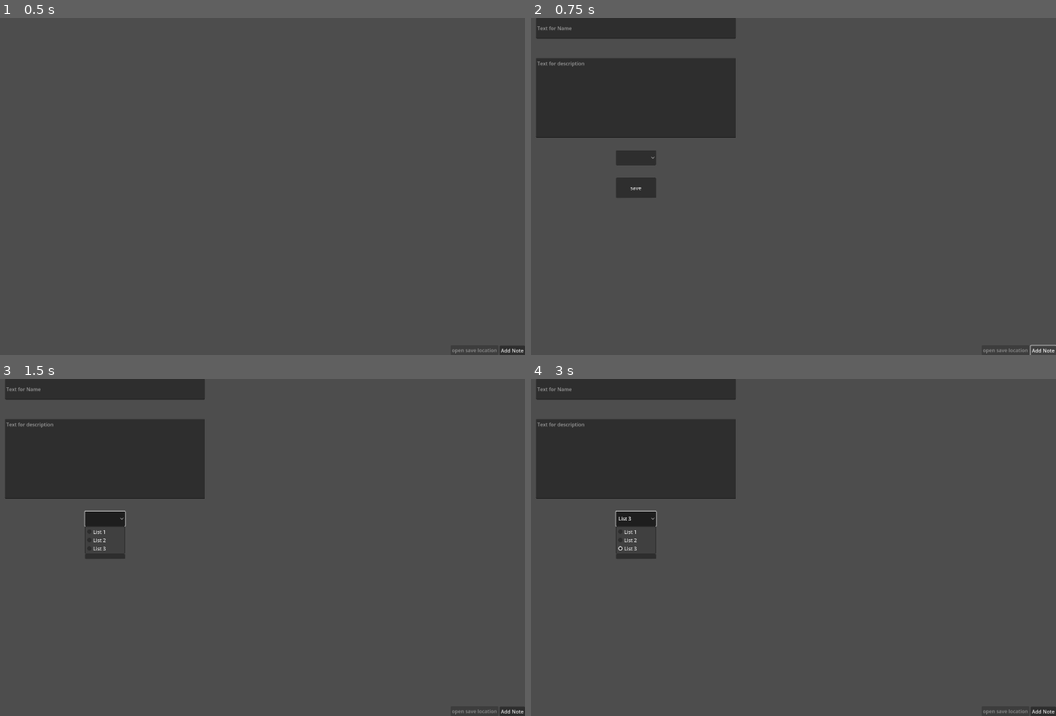
Above: before the commit, frames 1-4 (two rows, left to right).
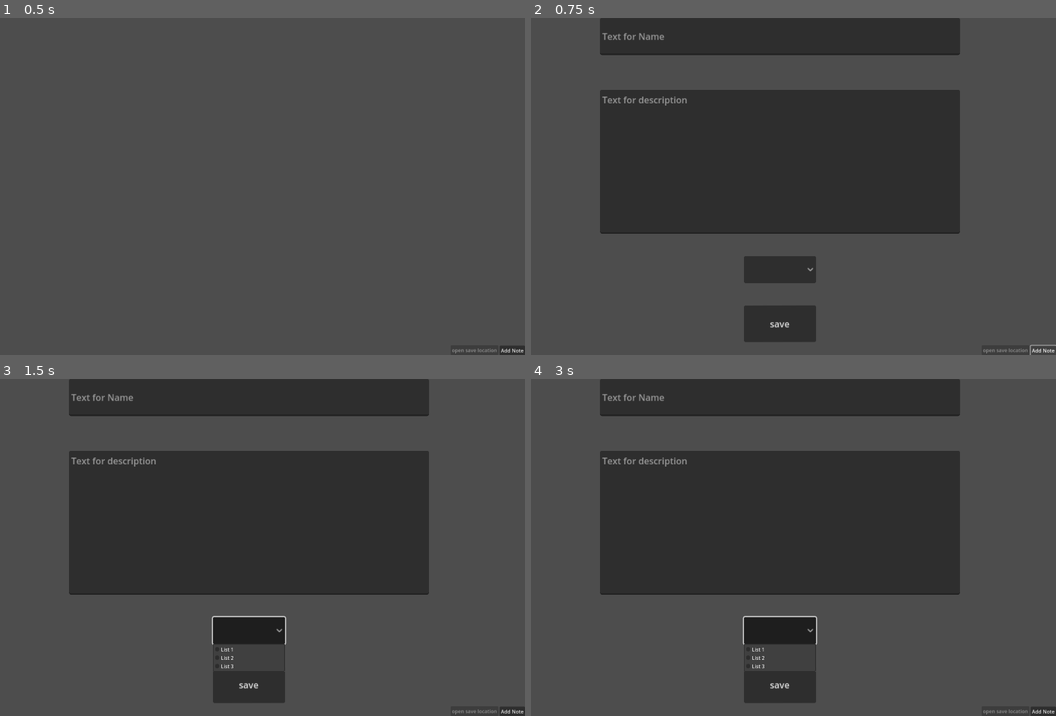
Above: after the commit, the same moments.

Repository: pandapanda135/todo_list
Game: Godot game, scene res://ui_test.tscn
Same seed, same stepped clock (60 frames per second), same inputs: the game is played once before the commit and once after it.
Inputs (mouse positions are in pixels of both pictures, inside the frame that each line leads up to; where the layout moved, square brackets give the same spot in the first picture):
- Up to frame 1 (0.5 s): no input
- Up to frame 2 (0.75 s): click "Add Note" at 0.5 s
- Up to frame 3 (1.5 s): click (246, 631) [105, 517] at 1.25 s
- Up to frame 4 (3 s): click "save" at 2 s; click (777, 631) [636, 517] at 2.75 s

Frame 1 is identical in both runs. In frame 2, 39% of the frame differs, in the area x 1-82%, y 0-96%; in frame 3, 39%; in frame 4, 39%.

Commit message:
edit I think was added andmaybe other stuff??

Diff:
--- a/Modal.tscn
+++ b/Modal.tscn
@@ -9,6 +9,7 @@
 anchor_bottom = 1.0
 grow_horizontal = 2
 grow_vertical = 2
+scale = Vector2(1.8, 1.8)
 
 [node name="HFlowContainer" type="HFlowContainer" parent="."]
 layout_mode = 0
--- a/container_select.gd
+++ b/container_select.gd
@@ -2,7 +2,6 @@
 
 var saved_option:int
 
-# Called when the node enters the scene tree for the first time.
 func _ready() -> void:
 	self.item_selected.connect(_on_item_selected)
 
--- a/container_select.tscn
+++ b/container_select.tscn
@@ -2,7 +2,7 @@
 
 [ext_resource type="Script" path="res://container_select.gd" id="1_5ocwa"]
 
-[node name="ContainerSelect" type="OptionButton" groups=["persist"]]
+[node name="ContainerSelect" type="OptionButton"]
 offset_right = 73.0
 offset_bottom = 31.0
 item_count = 3
--- a/description_enter.tscn
+++ b/description_enter.tscn
@@ -1,6 +1,6 @@
 [gd_scene format=3 uid="uid://6ci0vroscf37"]
 
-[node name="TextEdit" type="TextEdit" groups=["persist"]]
+[node name="TextEdit" type="TextEdit"]
 offset_left = 25.0
 offset_top = 140.0
 offset_right = 605.0
--- /dev/null
+++ b/edit_button.gd
@@ -0,0 +1,9 @@
+extends Button
+
+@onready var modal_controller = $"../ModalController"
+
+func _ready() -> void:
+	self.pressed.connect(_on_pressed)
+
+func _on_pressed() -> void:
+	modal_controller.show()
--- a/individual_node_test.tscn
+++ b/individual_node_test.tscn
@@ -1,16 +1,16 @@
-[gd_scene load_steps=4 format=3 uid="uid://dg8lmyc0ukc1u"]
+[gd_scene load_steps=6 format=3 uid="uid://dg8lmyc0ukc1u"]
 
 [ext_resource type="Script" path="res://node_script.gd" id="1_gbth7"]
 [ext_resource type="Script" path="res://window_button.gd" id="2_ecya8"]
 [ext_resource type="Script" path="res://delete_button.gd" id="3_ictxv"]
+[ext_resource type="Script" path="res://edit_button.gd" id="4_1npj4"]
+[ext_resource type="PackedScene" uid="uid://d1dw4yunexyww" path="res://Modal.tscn" id="5_yitny"]
 
 [node name="Control" type="Control" groups=["persist_nodes"]]
 layout_mode = 3
 anchors_preset = 15
 anchor_right = 1.0
 anchor_bottom = 1.0
-offset_right = -940.0
-offset_bottom = -557.0
 grow_horizontal = 2
 grow_vertical = 2
 size_flags_vertical = 2
@@ -35,6 +35,38 @@
 this is the second line and wow look at those ellipsis"
 vertical_alignment = 3
 text_overrun_behavior = 3
+
+[node name="ModalController" parent="." instance=ExtResource("5_yitny")]
+visible = false
+layout_mode = 1
+anchors_preset = 0
+anchor_right = 0.0
+anchor_bottom = 0.0
+grow_horizontal = 1
+grow_vertical = 1
+
+[node name="DescriptionLabel" parent="ModalController/HFlowContainer/Control" index="1"]
+offset_top = 94.4444
+offset_bottom = 350.444
+
+[node name="ContainerSelect" parent="ModalController/HFlowContainer/Control" index="2"]
+visible = false
+
+[node name="SaveButton" parent="ModalController/HFlowContainer/Control" index="3"]
+layout_mode = 1
+anchors_preset = 8
+anchor_left = 0.5
+anchor_top = 0.5
+anchor_right = 0.5
+anchor_bottom = 0.5
+offset_left = 508.333
+offset_top = 417.222
+offset_right = 636.333
+offset_bottom = 482.222
+grow_horizontal = 2
+grow_vertical = 2
+text = "save edit"
+save_note = false
 
 [node name="ArrowHandler" type="Control" parent="."]
 anchors_preset = 0
@@ -92,3 +124,16 @@
 text = "Delete"
 flat = true
 script = ExtResource("3_ictxv")
+
+[node name="EditButton" type="Button" parent="."]
+layout_mode = 0
+offset_left = 219.0
+offset_top = 30.0
+offset_right = 259.0
+offset_bottom = 61.0
+text = "edit"
+flat = true
+script = ExtResource("4_1npj4")
+
+[editable path="ModalController"]
+[editable path="ModalController/HFlowContainer/Control"]
--- a/name_enter.tscn
+++ b/name_enter.tscn
@@ -2,7 +2,7 @@
 
 [ext_resource type="Script" path="res://scripts/save_title.gd" id="1_1b4l2"]
 
-[node name="LineEdit" type="LineEdit" groups=["persist"]]
+[node name="LineEdit" type="LineEdit"]
 offset_left = 18.0
 offset_top = 34.0
 offset_right = 603.0
--- a/node_script.gd
+++ b/node_script.gd
@@ -21,6 +21,8 @@
 #current idea is write over file by stealing code from load note and save note this can be done with 4 (or however many option arguments are needed)
 #and the new value will be passed through that there could also be another argument that can be an int that will decide the line that will be changed with a match statment
 func _ready() -> void:
+	var save_edit_button = get_node("ModalController/HFlowContainer/Control/SaveButton")
+	save_edit_button.get_save_file.connect(_get_save_file)
 	var _up_arrow_signal:bool = up_arrow.pressed.connect(check_node_position.bind(up_arrow))
 	var _left_arrow_singal:bool = left_arrow.pressed.connect(check_node_position.bind(left_arrow))
 	var _right_arrow_signal:bool = right_arrow.pressed.connect(check_node_position.bind(right_arrow))
@@ -28,6 +30,9 @@
 	node_made.connect(_on_node_made)
 	node_made.emit.call_deferred()
 	first_arrow_visibility_check()
+
+func _get_save_file() -> void: # this is used for edit button
+	SaveSystem.selected_json_file = json_file
 
 func check_node_position(clicked_node) -> void:
 	check_arrow_visibility()
--- a/save_button_signal.gd
+++ b/save_button_signal.gd
@@ -1,9 +1,27 @@
 extends Button
 
+signal get_save_file
 
-# Called when the node enters the scene tree for the first time.
+# I know this is dumb but its too late for thonking
+@onready var title_label_display:Label = $"../../../../TitleLabel"
+@onready var description_label_display:Label = $"../../../../DescriptionLabel"
+
+
+@onready var title_label:LineEdit = $"../TitleLabel"
+@onready var description_label:TextEdit = $"../DescriptionLabel"
+
+@export var save_note:bool
+
 func _ready() -> void:
 	self.pressed.connect(self._on_pressed)
 
 func _on_pressed() -> void:
-	SaveSystem.save_note()
+	if save_note == true:
+		SaveSystem.save_note()
+	else:#handles editing title and description
+		get_save_file.emit.call()
+		var title_label_text:String = title_label.text
+		var description_label_text:String = description_label.text
+		SaveSystem.change_note(SaveSystem.selected_json_file,0,title_label_text)
+		SaveSystem.change_note(SaveSystem.selected_json_file,1,description_label_text)
+		SaveSystem.load_note(SaveSystem.selected_json_file,title_label_display,description_label_display)
--- a/savesystem.tscn
+++ b/savesystem.tscn
@@ -43,5 +43,6 @@
 rotation = -0.00191983
 text = "save"
 script = ExtResource("5_lbckc")
+save_note = true
 
 [connection signal="pressed" from="SaveButton" to="." method="save_note"]
--- a/scripts/description_save.gd
+++ b/scripts/description_save.gd
@@ -2,7 +2,6 @@
 
 var saved_text:String= ""
 
-# Called when the node enters the scene tree for the first time.
 func _ready() -> void:
 	self.text_changed.connect(_on_text_changed)
 
--- a/scripts/save_system.gd
+++ b/scripts/save_system.gd
@@ -119,7 +119,7 @@
 		"save_string": json.get_data() as String,
 		"save_string_2": json_line_2.get_data() as String,
 		"save_int": json_line_3.get_data() as int,
-		"save_int_2": json_line_3.get_data() as int
+		# "save_int_2": json_line_3.get_data() as int
 	}
 
 func save_overwrite(save_file:String,dict:Dictionary) -> void:
@@ -157,8 +157,8 @@
 			value["save_string_2"] = string_change
 		2:
 			value["save_int"] = int_change
-		3:
-			value["save_int_2"] = int_change
+		# 3: #this is not supported yet so it causes issues with saving and loading
+		# 	value["save_int_2"] = int_change
 		_:
 			print("line_change is too high")
 	save_overwrite(save_file,value)
@@ -167,7 +167,7 @@
 func add_and_change_made_nodes(save_number:int) -> void:
 	load_container("user://note_%s.json" % save_number)
 	var node_scene:Control = preload("res://individual_node_test.tscn").instantiate() #hard coded and bad incase I want to use other type of node but it works at its probably going to stay this way
-	var first_child:Node = node_scene.get_child(0)
+	var first_child:Node = node_scene.get_child(0) #TODO: I dont like this change it at some point
 	var second_child:Node = node_scene.get_child(1)
 
 	match value_int:
--- a/scripts/save_title.gd
+++ b/scripts/save_title.gd
@@ -1,22 +1,20 @@
 extends LineEdit
 
-var saved_text:String
-# var save_String:String
+#TODO: when the save function is called it overwrites saved_text meaning it is "" (THIS IS FIXED BECUASE THE GROUP SYSTEM IS DUMB)
+var saved_text:String = "THIS IS THE DEFAULT VALUE"
 
-# Called when the node enters the scene tree for the first time.
 func _ready() -> void:
-	self.text_submitted.connect(_text_submitted)
+	self.text_changed.connect(_text_changed)
 
-func _text_submitted(submitted_text) -> void:
-	print("THIS IS ThE SUBMITTED TEXT",submitted_text)
+func _text_changed(submitted_text) -> void:
 	if submitted_text == "" or self.text == "":
 		print("empty description")
 	else:
+		print("_text_submitted ",submitted_text)
 		saved_text = submitted_text
 
 func save() -> String:
 	print("ThIS iS THE SAVE TEXT",saved_text)
-	var save_String:String = saved_text
+	var save_string:String = saved_text
 	saved_text = ""
-	print("THIS IS SAVE STRING",save_String)
-	return save_String
+	return save_string
--- a/ui_test.tscn
+++ b/ui_test.tscn
@@ -16,22 +16,31 @@
 layout_mode = 0
 offset_right = 569.0
 offset_bottom = 1081.0
+mouse_filter = 2
 
 [node name="Collection2" type="VFlowContainer" parent="."]
 layout_mode = 0
 offset_left = 603.0
 offset_right = 1127.0
 offset_bottom = 1084.0
+mouse_filter = 2
 
 [node name="Collection3" type="VFlowContainer" parent="."]
 layout_mode = 0
 offset_left = 1167.0
 offset_right = 1671.0
 offset_bottom = 1075.0
+mouse_filter = 2
 
 [node name="ModalController" parent="." instance=ExtResource("3_a3yvw")]
 visible = false
 layout_mode = 1
+
+[node name="TitleLabel" parent="ModalController/HFlowContainer/Control" index="0" groups=["persist"]]
+
+[node name="DescriptionLabel" parent="ModalController/HFlowContainer/Control" index="1" groups=["persist"]]
+
+[node name="ContainerSelect" parent="ModalController/HFlowContainer/Control" index="2" groups=["persist"]]
 
 [node name="Button" type="Button" parent="."]
 top_level = true
@@ -65,3 +74,6 @@
 grow_vertical = 0
 text = "open save location"
 script = ExtResource("5_tkmw1")
+
+[editable path="ModalController"]
+[editable path="ModalController/HFlowContainer/Control"]
